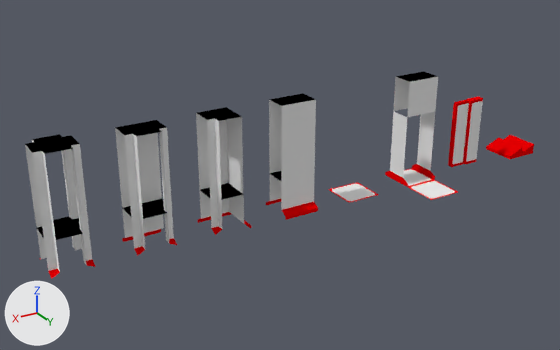
Renders of the Blender file Assets/Meshes/Buildings.blend from each side of a commit.
Rendered twice from a 50 mm camera at (11.3, 15.23, 8.9) aimed at (1.83, -0.55, 1.01). Lighting does not change. The marker at lower left points along +X, +Y and +Z. The picture after the commit comes second.

The first picture shows 'door_0', 'door_1', 'floor', 'roof', 'wall_corner', 'wall_frame', 'wall_straight', 'wall_tjunction', 'wall_x'.
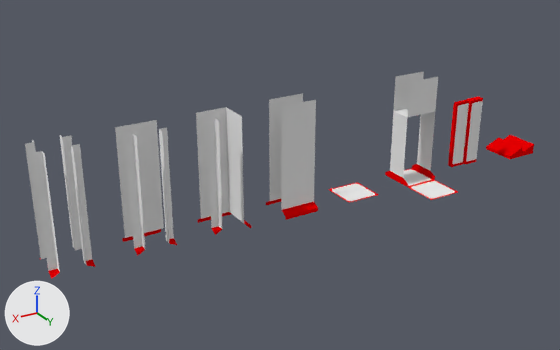
Pixel boxes [x1, y1, x2, y2] of what changed, in the pictures (560 x 350 px):
'wall_x', reshaped
    before: [25, 134, 95, 279]
    after: [25, 135, 95, 279]
part 1 of me_wall_straight_e, deleted
    before: [270, 171, 281, 181]
part 2 of me_wall_straight_e, cut back
    before: [269, 93, 316, 201]
    after: [269, 93, 303, 201]
part 3 of me_wall_frame_e, deleted
    before: [396, 71, 438, 82]
part 4 of me_wall_frame_e, added
    after: [394, 108, 408, 117]
part 5 of me_wall_corner_sw, deleted
    before: [200, 183, 243, 200]
part 6 of me_wall_corner_sw, deleted
    before: [197, 107, 242, 121]
part 7 of me_wall_corner_sw_001, deleted
    before: [123, 199, 167, 219]
part 8 of me_wall_corner_sw_001, deleted (black)
    before: [115, 120, 167, 136]
part 9 of me_wall_corner_sw_002, deleted (black)
    before: [37, 216, 83, 240]
part 10 of me_wall_corner_sw_002, deleted (black)
    before: [25, 134, 80, 154]

Edits to the bpy script that builds the scene:
```text
Change me_wall_straight_e:
    used by ob_wall_straight; location = (1.5, -0.5, 0.0); rotation_euler = (1.571, 0.0, 3.142), in degrees (90, 0, 180); scale = (-1.0, 1.0, 1.0)
    verts and faces of me_wall_straight_e; kept vertices keep their numbers, new ones are numbered from 22
    remove me_wall_straight_e.from_pydata(...)  # 22 vertices, 8 faces; spans x -0.5..0.5, y 0.0..3.0, z -0.5..0.5
    add me_wall_straight_e.from_pydata(...)  # 16 vertices, 6 faces; spans x -0.5..0.5, y 0.0..3.0, z -0.5..0.5
    me_wall_straight_e part 1: the loose piece of 4 vertices spanning x -0.5..0.5, y 1.0, z -0.3..0.3 is deleted
    me_wall_straight_e part 2
    add delete_vertices([18, 19])  # with the faces that use them
    add delete_faces([(4, 8, 9, 5)])
    add faces += [(8, 16, 14, 9)]  # mat_wall (white #e7e7e7)
    remove me_wall_straight_e.materials.append(mat_black)  # black #000000
Change me_wall_frame_e:
    where me_wall_frame_e.from_pydata(...)  # 49 vertices, 31 faces; spans x -1.4..0.5, y 0.0..3.0, z -0.5..1.5
    used by ob_wall_frame; location = (-2.5, -0.5, 0.0); rotation_euler = (1.571, 0.0, -3.142), in degrees (90, 0, -180)
    verts and faces of me_wall_frame_e; kept vertices keep their numbers, new ones are numbered from 49
    me_wall_frame_e part 3
    add delete_faces([(33, 34, 35, 36)])
    me_wall_frame_e part 4
    add faces += [(41, 47, 48, 42)]  # mat_wall (white #e7e7e7)
    remove me_wall_frame_e.materials.append(mat_black)  # black #000000
Change me_wall_corner_sw:
    used by ob_wall_corner; location = (3.5, -0.5, 0.0); rotation_euler = (1.571, 0.0, 3.142), in degrees (90, 0, 180)
    verts and faces of me_wall_corner_sw; kept vertices keep their numbers, new ones are numbered from 25
    remove me_wall_corner_sw.from_pydata(...)  # 25 vertices, 14 faces; spans x -0.5..0.5, y 0.0..3.0, z -0.5..0.5
    add me_wall_corner_sw.from_pydata(...)  # 19 vertices, 10 faces; spans x -0.5..0.5, y 0.0..3.0, z -0.5..0.5
    me_wall_corner_sw part 5: the loose piece of 6 vertices spanning x -0.5..0.3, y 1.0, z -0.3..0.5 is deleted
    me_wall_corner_sw part 6
    add delete_faces([(6, 18, 22, 7), (3, 13, 7, 22)])
    remove me_wall_corner_sw.materials.append(mat_black)  # black #000000
Change me_wall_corner_sw_001:
    used by ob_wall_tjunction; location = (5.5, -0.5, 0.0); rotation_euler = (1.571, 0.0, 3.142), in degrees (90, 0, 180)
    verts and faces of me_wall_corner_sw_001; kept vertices keep their numbers, new ones are numbered from 30
    remove me_wall_corner_sw_001.from_pydata(...)  # 30 vertices, 19 faces; spans x -0.5..0.5, y 0.0..3.0, z -0.5..0.5
    add me_wall_corner_sw_001.from_pydata(...)  # 22 vertices, 11 faces; spans x -0.5..0.5, y 0.0..3.0, z -0.5..0.5
    me_wall_corner_sw_001 part 7: the loose piece of 8 vertices spanning x -0.5..0.5, y 1.0, z -0.3..0.5 is deleted
    me_wall_corner_sw_001 part 8
    add delete_faces([(4, 12, 21, 5), (2, 10, 5), (17, 21, 19), (2, 5, 21, 17)])
    remove me_wall_corner_sw_001.materials.append(mat_black)  # black #000000
Change me_wall_corner_sw_002:
    used by ob_wall_x; location = (7.5, -0.5, 0.0); rotation_euler = (1.571, 0.0, 3.142), in degrees (90, 0, 180)
    verts and faces of me_wall_corner_sw_002; kept vertices keep their numbers, new ones are numbered from 40
    remove me_wall_corner_sw_002.from_pydata(...)  # 40 vertices, 26 faces; spans x -0.5..0.5, y 0.1..3.0, z -0.5..0.5
    add me_wall_corner_sw_002.from_pydata(...)  # 28 vertices, 16 faces; spans x -0.5..0.5, y 0.1..3.0, z -0.5..0.5
    me_wall_corner_sw_002 part 9: the loose piece of 12 vertices spanning x -0.5..0.5, y 1.0, z -0.5..0.5 is deleted
    me_wall_corner_sw_002 part 10
    add delete_faces([(7, 17, 14, 8), (14, 23, 19, 22), (0, 22, 21, 3), (0, 9, 5, 8), (0, 8, 14, 22)])
    remove me_wall_corner_sw_002.materials.append(mat_black)  # black #000000
```
